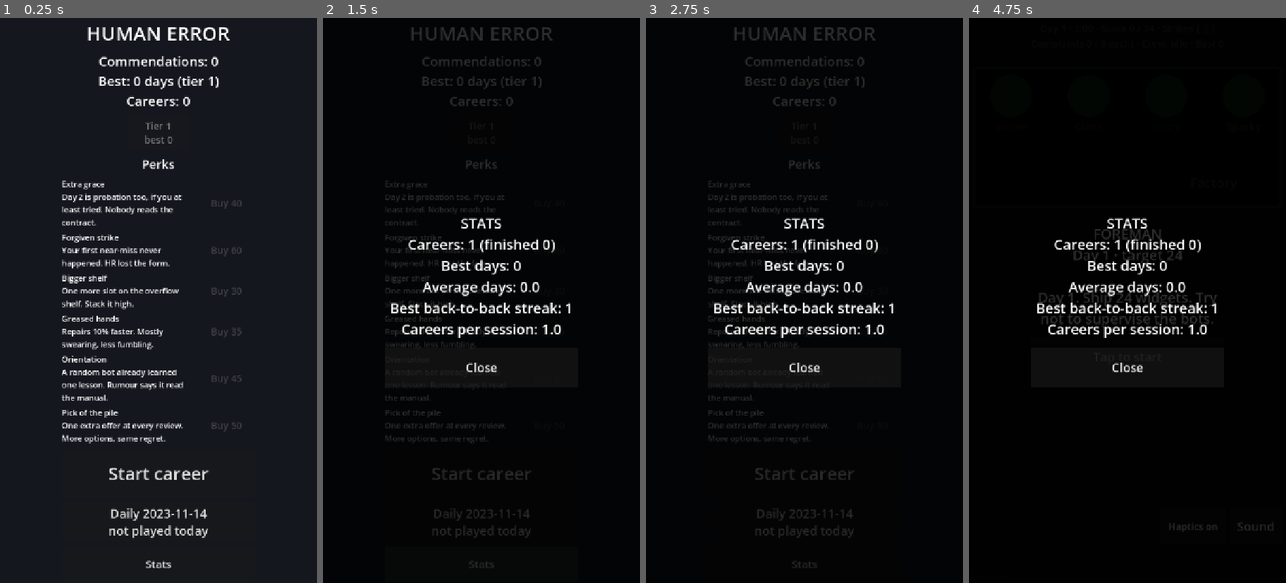
Above: before the commit, frames 1-4 (left to right).
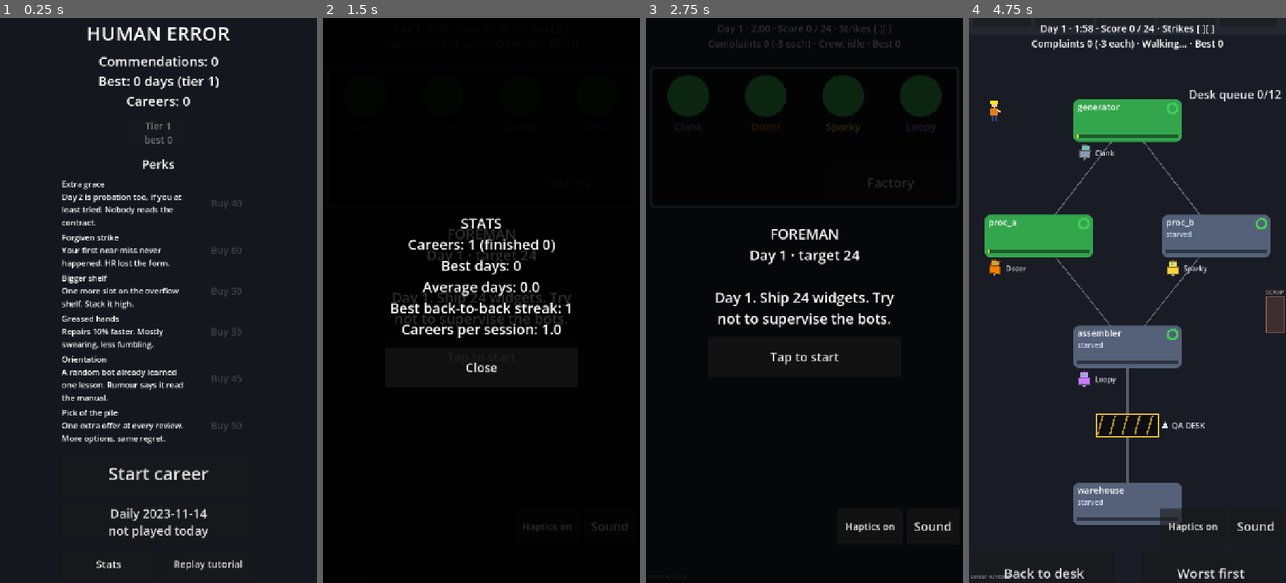
Above: after the commit, the same moments.

Repository: JasonHitching/human-error
Game: Godot game, scene res://main.tscn
The game is run twice, just before and just after one commit, with the same random seed, the same clock (stepped at 60 frames per second) and the same inputs.
Inputs (mouse positions are in pixels of both pictures, inside the frame that each line leads up to):
- Up to frame 1 (0.25 s): no input
- Up to frame 2 (1.5 s): click "Stats" at 0.5 s; click (532, 566) at 1.25 s, where only the run after the commit has a clickable "Replay tutorial"
- Up to frame 3 (2.75 s): click "Tap to start" at 2 s
- Up to frame 4 (4.75 s): click "Tap to start" at 2.75 s; click (1127, 475) at 3.5 s, where only the run before the commit has a clickable "Start career"; click "Factory" at 4.25 s

The runs differ from the first frame. In frame 1, 0.3% of the frame differs, in the area x 30-77%, y 96-98%; in frame 2, 3.6%; in frame 3, 9.4%; in frame 4, 95%, in the area x 0-100%, y 0-100%.

Commit message:
#97 M6-05 Guided day-1 tutorial
Co-Authored-By: Claude Sonnet 5.5 <noreply@anthropic.com>
Claude-Session: https://claude.ai/code/session_01K8aWAXgyhvGt15818LU2oP

Diff:
--- /dev/null
+++ b/game/data/tutorial.json
@@ -0,0 +1,10 @@
+{
+  "steps": [
+    {"id": "fix", "trigger": "fault", "target": "floor", "do_this": true, "done": "crew_busy",
+     "text": "A machine broke down. Tap it and hold until it is fixed."},
+    {"id": "inspect", "trigger": "desk_item", "target": "desk", "done": "inspected",
+     "text": "A product is at your desk. Swipe right to ship it, left to reject it if it is faulty."},
+    {"id": "train", "trigger": "offers", "target": "review", "done": "dismiss",
+     "text": "Pick a training. Your bots learn from your fixes and one day take your job."}
+  ]
+}
--- a/game/scripts/main.gd
+++ b/game/scripts/main.gd
@@ -39,6 +39,7 @@
 var _home: Home
 var _daily_date: String = ""  # "" = normal career; else the date of the daily being played
 var _night: NightReport
+var _tutorial: Tutorial
 var _stats: RunStats
 var _front_since: float = 0.0
 var _last_qn: int = 0
@@ -118,6 +119,10 @@
 	_night = NightReport.new()
 	add_child(_night)
 	_night.collected.connect(_night_collected)
+	_tutorial = Tutorial.new()
+	add_child(_tutorial)
+	_tutorial.finished.connect(_tutorial_finished)
+	_home.tutorial_pressed.connect(_replay_tutorial)
 	resized.connect(_fit)
 	_new_career(int(Time.get_ticks_usec()))
 	_open_home()
@@ -130,6 +135,34 @@
 	SaveIO.write_meta(_meta)
 	if not rep.is_empty() and not bool(rep.get("collected", false)):
 		_night.show_report(rep)
+
+
+func _tutorial_finished(_skipped: bool) -> void:
+	_meta.tutorial_done = true
+	SaveIO.write_meta(_meta)
+
+
+## Home "Replay tutorial": forget it was done and start a fresh career so day 1 teaches again.
+func _replay_tutorial() -> void:
+	_meta.tutorial_done = false
+	SaveIO.write_meta(_meta)
+	_home.visible = false
+	_new_career(int(Time.get_ticks_usec()))
+
+
+func _tutorial_tick() -> void:
+	if _tutorial == null or not _tutorial.active:
+		return
+	if _career.day != 1 or _daily_date != "":
+		_tutorial.skip()  # past day 1 (or a daily): done for good
+		return
+	var strip := _screens.desk_rect()
+	_tutorial.targets = {
+		"floor": _screens.floor_rect(), "desk": strip,
+		"review": Rect2(Vector2(8, 8), size - Vector2(16, 16)),
+	}
+	if _phase == Phase.PLAYING or _phase == Phase.REVIEW:
+		_tutorial.observe(Tutorial.snapshot(_factory, _phase == Phase.REVIEW and not _offers.is_empty()))
 
 
 func _night_collected() -> void:
@@ -184,6 +217,11 @@
 	_stats.career_started(int(Time.get_unix_time_from_system()))
 	SaveIO.write_meta(_meta)
 	_show_day()
+	if _tutorial != null:
+		if _meta.tutorial_done or daily_date != "":
+			_tutorial.stop()
+		else:
+			_tutorial.start()
 
 
 func _show_day() -> void:
@@ -418,6 +456,7 @@
 		if _flash_left <= 0.0:
 			_hud.set_flash("")
 	_hud.update(_factory, _career, _config.tick_rate, roundi(_config.shift_seconds * _config.tick_rate), _best_days)
+	_tutorial_tick()
 
 
 func _sfx_events() -> void:
--- a/game/scripts/sim/meta.gd
+++ b/game/scripts/sim/meta.gd
@@ -20,6 +20,7 @@
 var daily_streak: int = 0  # consecutive calendar days with a daily played
 var daily_last: String = ""  # latest date a daily was played (never moves backwards)
 var pending_night: Dictionary = {}  # {commendations, mess_level, lines[], collected}; {} = none
+var tutorial_done: bool = false  # day-1 tutorial finished or skipped: never shown again (Home can replay it)
 
 
 func to_dict() -> Dictionary:
@@ -27,7 +28,7 @@
 		"version": version, "stats": stats.to_dict(), "commendations": commendations,
 		"unlocked": unlocked, "tier": tier, "picked_tier": picked_tier, "tier_best": tier_best, "owned_perks": owned_perks, "automations": automations,
 		"last_seen_unix": last_seen_unix, "pending_night": pending_night,
-		"daily_best": daily_best, "daily_streak": daily_streak, "daily_last": daily_last,
+		"daily_best": daily_best, "daily_streak": daily_streak, "daily_last": daily_last, "tutorial_done": tutorial_done,
 	}
 
 
@@ -64,6 +65,8 @@
 	var dl := str(d.get("daily_last", ""))
 	m.daily_last = dl if Daily.is_date(dl) else ""
 	m._trim_daily()
+	var td: Variant = d.get("tutorial_done", false)
+	m.tutorial_done = td == true or (not td is bool and RunStats.to_int(td) == 1)
 	var op: Variant = d.get("owned_perks", [])
 	if op is Array:
 		for v: Variant in op:
--- a/game/scripts/ui/home.gd
+++ b/game/scripts/ui/home.gd
@@ -6,12 +6,14 @@
 signal start_pressed
 signal stats_pressed
 signal daily_pressed
+signal tutorial_pressed
 signal perk_bought(id: String)
 signal tier_picked(tier: int)
 
 var start_btn: Button
 var stats_btn: Button
 var daily_btn: Button
+var tutorial_btn: Button
 var tier_box: HBoxContainer  # one button per unlocked tier
 var perks_box: VBoxContainer  # one row per perk: name, desc, buy button
 var _info: Label
@@ -50,9 +52,15 @@
 	daily_btn = _button("Daily", 28, Vector2(440, 80))
 	daily_btn.pressed.connect(daily_pressed.emit)
 	box.add_child(daily_btn)
-	stats_btn = _button("Stats", 24, Vector2(440, 80))
+	var row := HBoxContainer.new()
+	row.add_theme_constant_override("separation", 12)
+	box.add_child(row)
+	stats_btn = _button("Stats", 24, Vector2(214, 80))
 	stats_btn.pressed.connect(stats_pressed.emit)
-	box.add_child(stats_btn)
+	row.add_child(stats_btn)
+	tutorial_btn = _button("Replay tutorial", 22, Vector2(214, 80))
+	tutorial_btn.pressed.connect(tutorial_pressed.emit)
+	row.add_child(tutorial_btn)
 	visible = false
 
 
--- /dev/null
+++ b/game/scripts/ui/tutorial.gd
@@ -0,0 +1,172 @@
+class_name Tutorial
+extends Control
+## Day-1 guided tutorial: a dismissible caption plus a pulse on the target control.
+## Steps are data (data/tutorial.json). It only READS the sim through a snapshot dict, so it can't
+## change a run. Steps fire once, in order. Finished or skipped = `finished` emitted (Meta.tutorial_done).
+
+signal finished(skipped: bool)
+
+const PATH := "res://data/tutorial.json"
+const CAPTION_H := 190.0
+
+var steps: Array = []
+var active: bool = false
+var index: int = 0
+var shown: bool = false  # the current step's caption is up
+var fired: Array[String] = []  # step ids in the order they fired
+var targets: Dictionary = {}  # target name -> Rect2 (set by main each frame)
+var caption_rect: Rect2 = Rect2()
+var skip_btn: Button
+var _label: Label
+var _panel: PanelContainer
+var _t: float = 0.0
+
+
+static func load_steps(path: String = PATH) -> Array:
+	var parsed: Variant = JSON.parse_string(FileAccess.get_file_as_string(path))
+	if parsed is Dictionary and (parsed as Dictionary).get("steps") is Array:
+		return (parsed as Dictionary)["steps"]
+	return []
+
+
+## Read-only view of the sim for step triggers (public API only).
+static func snapshot(f: Factory, offers: bool = false) -> Dictionary:
+	var fault := false
+	for m: Machine in f.machines:
+		if m.state == Machine.State.OVERHEATED or m.state == Machine.State.JAMMED or m.state == Machine.State.CLOGGED:
+			fault = true
+	return {
+		"fault": fault, "crew_busy": f.crew_busy,
+		"desk_item": not f.qa_queue().is_empty(), "inspected": not f.last_inspected().is_empty(),
+		"offers": offers,
+	}
+
+
+func _ready() -> void:
+	mouse_filter = Control.MOUSE_FILTER_IGNORE
+	set_anchors_and_offsets_preset(Control.PRESET_FULL_RECT)
+	z_index = 30
+	_panel = PanelContainer.new()
+	_panel.mouse_filter = Control.MOUSE_FILTER_STOP
+	_panel.gui_input.connect(_on_caption_input)
+	add_child(_panel)
+	var box := VBoxContainer.new()
+	box.mouse_filter = Control.MOUSE_FILTER_IGNORE
+	_panel.add_child(box)
+	_label = Label.new()
+	_label.autowrap_mode = TextServer.AUTOWRAP_WORD_SMART
+	_label.mouse_filter = Control.MOUSE_FILTER_IGNORE
+	_label.add_theme_font_size_override("font_size", 24)
+	_label.size_flags_vertical = Control.SIZE_EXPAND_FILL
+	box.add_child(_label)
+	skip_btn = Button.new()
+	skip_btn.text = "Skip tutorial"
+	skip_btn.custom_minimum_size = Vector2(200, 80)
+	skip_btn.add_theme_font_size_override("font_size", 22)
+	skip_btn.pressed.connect(skip)
+	box.add_child(skip_btn)
+	visible = false
+
+
+func start(p_steps: Array = []) -> void:
+	steps = p_steps if not p_steps.is_empty() else load_steps()
+	index = 0
+	shown = false
+	fired.clear()
+	active = not steps.is_empty()
+	_refresh()
+
+
+func stop() -> void:
+	active = false
+	shown = false
+	_refresh()
+
+
+func current() -> Dictionary:
+	return steps[index] if active and index < steps.size() else {}
+
+
+## Advance from a snapshot. Fires the current step's caption when its trigger holds, and
+## completes it when its done-key holds. Later steps wait for earlier ones.
+func observe(snap: Dictionary) -> void:
+	if not active:
+		return
+	var st := current()
+	if st.is_empty():
+		_finish(false)
+		return
+	if not shown:
+		if snap.get(st.get("trigger", ""), false) == true:
+			shown = true
+			fired.append(String(st["id"]))
+	elif snap.get(st.get("done", "dismiss"), false) == true:
+		_advance()
+	_refresh()
+
+
+func dismiss() -> void:
+	if active and shown:
+		_advance()
+		_refresh()
+
+
+func skip() -> void:
+	if active:
+		_finish(true)
+
+
+func _advance() -> void:
+	shown = false
+	index += 1
+	if index >= steps.size():
+		_finish(false)
+
+
+func _finish(skipped: bool) -> void:
+	active = false
+	shown = false
+	_refresh()
+	finished.emit(skipped)
+
+
+func _on_caption_input(event: InputEvent) -> void:
+	if event is InputEventMouseButton and (event as InputEventMouseButton).pressed:
+		dismiss()
+
+
+func target_rect() -> Rect2:
+	var st := current()
+	return targets.get(String(st.get("target", "")), Rect2()) if not st.is_empty() else Rect2()
+
+
+func _refresh() -> void:
+	visible = active and shown
+	if _label != null and visible:
+		_label.text = String(current().get("text", ""))
+		_layout()
+	queue_redraw()
+
+
+func _layout() -> void:
+	var w := minf(size.x - 40.0, 680.0)
+	caption_rect = Rect2((size.x - w) * 0.5, 120.0, w, CAPTION_H)
+	_panel.position = caption_rect.position
+	_panel.size = caption_rect.size
+
+
+func _process(delta: float) -> void:
+	if visible:
+		_t += delta
+		_layout()
+		queue_redraw()
+
+
+func _draw() -> void:
+	if not visible:
+		return
+	var r := target_rect()
+	if r.size.x <= 0.0 or r.size.y <= 0.0:
+		return
+	var a := 0.45 + 0.4 * sin(_t * 5.0)
+	draw_rect(r.grow(4.0), Color(1.0, 0.85, 0.2, a), false, 6.0)
--- /dev/null
+++ b/game/tests/test_tutorial.gd
@@ -0,0 +1,87 @@
+extends TestCase
+## Day-1 tutorial (#97): steps fire once and in order, skip persists, save round trip, sim untouched.
+
+const P := "user://t_tut.json"
+const B := "user://t_tut.bad.json"
+const L := "user://t_tut_stats.json"
+
+
+func _tut() -> Tutorial:
+	var t := Tutorial.new()
+	t.start()
+	return t
+
+
+func test_steps_are_data() -> void:
+	var s := Tutorial.load_steps()
+	assert_eq(s.size(), 3)
+	for st: Dictionary in s:
+		for k: String in ["id", "trigger", "text", "target"]:
+			assert_true(st.has(k), "step has " + k)
+
+
+func test_steps_fire_once_and_in_order() -> void:
+	var t := _tut()
+	t.observe({"desk_item": true, "offers": true})  # later triggers wait for the first step
+	assert_true(t.fired.is_empty())
+	t.observe({"fault": true})
+	assert_eq(t.fired, ["fix"] as Array[String])
+	t.observe({"fault": true})  # still true: no second firing
+	assert_eq(t.fired.size(), 1)
+	t.observe({"fault": true, "crew_busy": true})  # do-this done
+	t.observe({"desk_item": true})
+	assert_eq(t.fired, ["fix", "inspect"] as Array[String])
+	t.dismiss()
+	t.observe({"offers": true})
+	assert_eq(t.fired, ["fix", "inspect", "train"] as Array[String])
+	var done := [false]
+	t.finished.connect(func(_s: bool) -> void: done[0] = true)
+	t.dismiss()
+	assert_true(done[0])
+	assert_true(not t.active)
+	t.observe({"fault": true})
+	assert_eq(t.fired.size(), 3, "nothing fires after finishing")
+
+
+func test_skip_finishes_and_persists() -> void:
+	var t := _tut()
+	var got: Array = []
+	t.finished.connect(func(s: bool) -> void: got.append(s))
+	t.skip()
+	t.skip()
+	assert_eq(got, [true])
+	var m := Meta.new()
+	assert_true(not m.tutorial_done)
+	m.tutorial_done = true
+	for p: String in [P, B, L, P + ".tmp"]:
+		if FileAccess.file_exists(p):
+			DirAccess.remove_absolute(ProjectSettings.globalize_path(p))
+	SaveIO.write_meta(m, P)
+	assert_true(SaveIO.load_meta(P, B, L).tutorial_done)
+	DirAccess.remove_absolute(ProjectSettings.globalize_path(P))
+
+
+func test_save_round_trip_and_corrupt() -> void:
+	var m := Meta.new()
+	m.tutorial_done = true
+	assert_eq(Meta.from_dict(m.to_dict()).to_dict(), m.to_dict())
+	assert_true(not Meta.from_dict({}).tutorial_done, "missing = not done")
+	assert_true(not Meta.from_dict({"tutorial_done": "banana"}).tutorial_done)
+	assert_true(not Meta.from_dict({"tutorial_done": [1]}).tutorial_done)
+	assert_true(Meta.from_dict({"tutorial_done": 1}).tutorial_done)
+
+
+func _run(with_tutorial: bool) -> Array:
+	var f := Factory.new(SimConfig.load_default(), 1)
+	var t := Tutorial.new()
+	if with_tutorial:
+		t.start()
+	for i in 1800:
+		f.step()
+		if with_tutorial:
+			t.observe(Tutorial.snapshot(f, i % 50 == 0))
+	return [f.shipped, f.score(), f.tick, f.complaints]
+
+
+func test_sim_identical_with_tutorial() -> void:
+	assert_eq(_run(true), _run(false))
--- a/game/tools/ui_check.gd
+++ b/game/tools/ui_check.gd
@@ -487,11 +487,30 @@
 	var need: Vector2 = h.start_btn.get_parent().get_combined_minimum_size()
 	if need.y > vp.size.y or need.x > vp.size.x:
 		_fails.append("[%s] Home content %s does not fit %s" % [tag, need, vp.size])
-	for b: Button in [h.start_btn, h.daily_btn, h.stats_btn]:
+	for b: Button in [h.start_btn, h.daily_btn, h.stats_btn, h.tutorial_btn]:
 		if placed and not vp.encloses(b.get_global_rect()):
 			_fails.append("[%s] Home button '%s' off-screen %s" % [tag, b.text, b.get_global_rect()])
 		if b.size.x < 120.0 or b.size.y < 80.0:
 			_fails.append("[%s] Home button '%s' too small %s" % [tag, b.text, b.size])
+
+
+func _check_tutorial() -> void:
+	var t: Tutorial = _main._tutorial
+	t.start()
+	t.observe({"fault": true})
+	t.targets = {"floor": _main._screens.floor_rect(), "desk": _main._screens.desk_rect(), "review": Rect2(Vector2(8, 8), _main.size - Vector2(16, 16))}
+	var vp := Rect2(Vector2.ZERO, _main.size)
+	for step in t.steps.size():
+		t._layout()
+		if not t.visible or not vp.encloses(t.caption_rect):
+			_fails.append("tutorial caption off-screen %s (step %d)" % [t.caption_rect, step])
+		if not vp.grow(0.5).encloses(t.target_rect()) or t.target_rect().size.x <= 0.0:
+			_fails.append("tutorial target off-screen %s (step %d)" % [t.target_rect(), step])
+		if t.skip_btn.size.y < 80.0 and t.skip_btn.custom_minimum_size.y < 80.0:
+			_fails.append("tutorial skip button too small")
+		t.dismiss()
+		t.observe({"desk_item": true, "offers": true})
+	t.stop()
 
 
 func _check_night() -> void:
@@ -535,6 +554,7 @@
 			_check_overlay("banner", hud.banner, true)
 			_check_home("start")
 			_check_night()
+			_check_tutorial()
 			_main._home_start()
 			if _main._home.visible:
 				_fails.append("Home Start did not hide Home")
Not shown, added: game/scripts/ui/tutorial.gd.uid
Not shown, added: game/tests/test_tutorial.gd.uid
